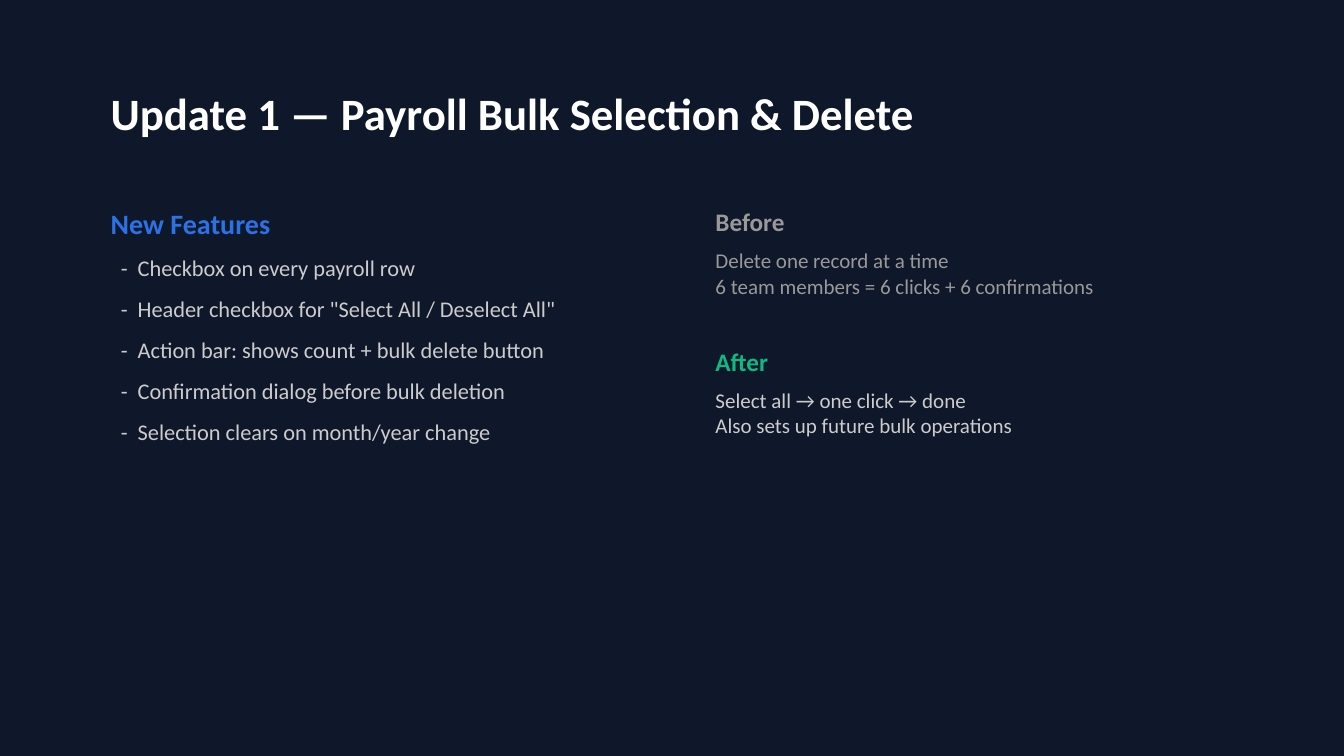
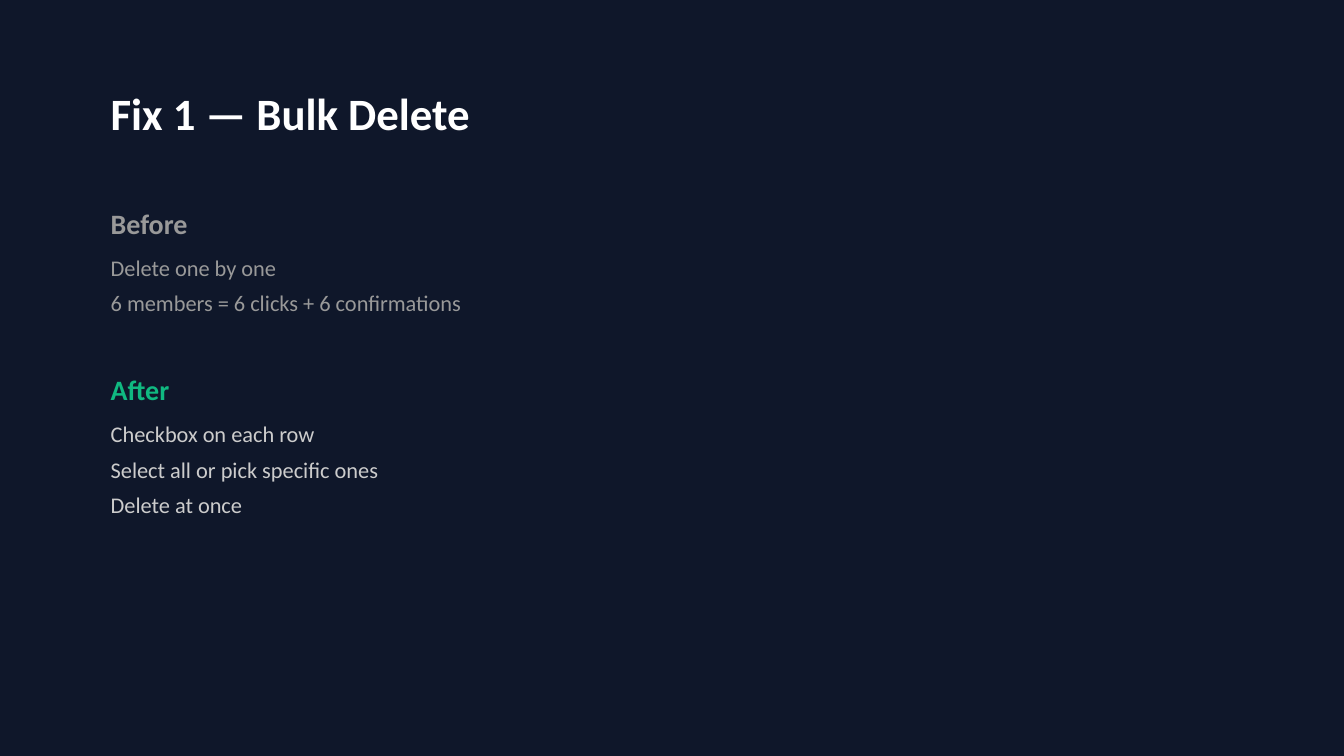
Before and after one commit to tokamak-network/hr-automation-process, a slide deck: slide 3 of docs/10. update-2026-05-28.pptx. Drawn at 1344x756 pixels with LibreOffice and Linux fonts; fonts in the diff are those of the drawing. Boxes give left, top, right and bottom in pixels: in the first picture for what was removed or moved away, otherwise in the second. Text is boxed around its words. In the diff, an @@ line names an element or a change of style, - is before the commit and + after.

```diff
--- a/docs/10. update-2026-05-28.pptx
+++ b/docs/10. update-2026-05-28.pptx
@@ text at bbox=[111, 98, 470, 131]: text changed @@
-Update 1 — Payroll Bulk Selection & Delete
+Fix 1 — Bulk Delete
@@ text at bbox=[111, 214, 461, 513]: text changed @@
-New Features
-- Checkbox on every payroll row
-- Header checkbox for "Select All / Deselect All"
-- Action bar: shows count + bulk delete button
-- Confirmation dialog before bulk deletion
-- Selection clears on month/year change
+Before
+Delete one by one
+6 members = 6 clicks + 6 confirmations
+After
+Checkbox on each row
+Select all or pick specific ones
+Delete at once
@@ text removed at bbox=[715, 213, 1094, 437] @@
-Before
-Delete one record at a time
-6 team members = 6 clicks + 6 confirmations
-After
-Select all → one click → done
-Also sets up future bulk operations
```
Also in this commit, not shown: 5 other slides changed, 2 slides added, 2 slides removed, 1 other file.
